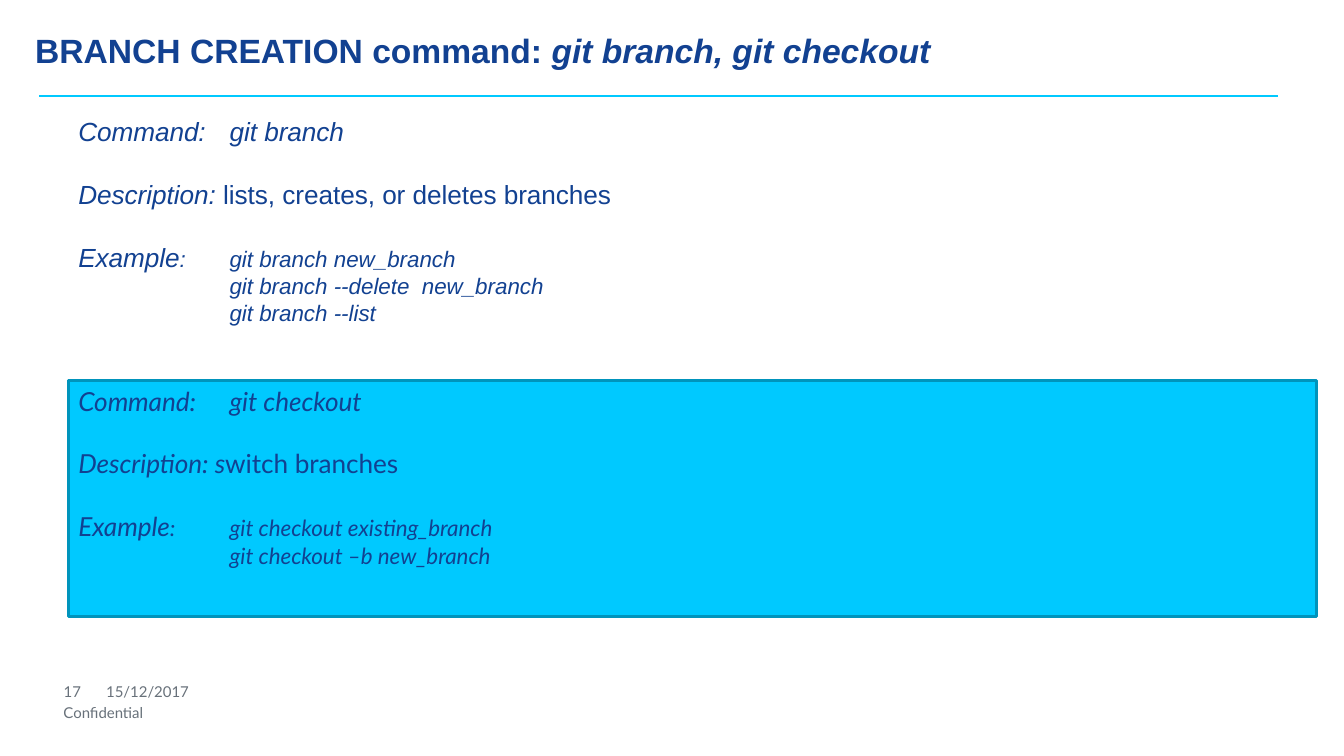
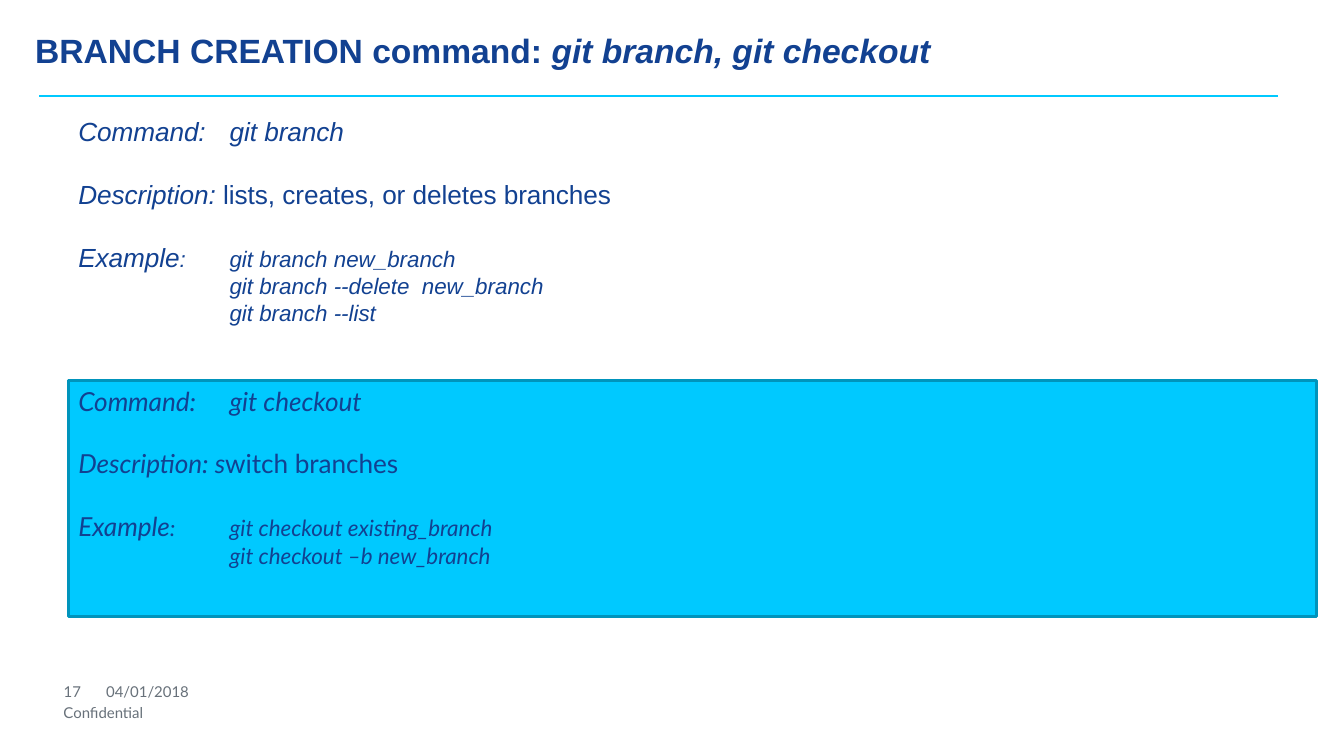
Before and after one commit to testowe10/szkolenie, a slide deck: slide 17 of GIT presentation.pptx. Drawn at 1344x756 pixels with LibreOffice and Linux fonts; fonts in the diff are those of the drawing; background and template pictures are left out. Boxes give left, top, right and bottom in pixels: in the first picture for what was removed or moved away, otherwise in the second. Text is boxed around its words. In the diff, an @@ line names an element or a change of style, - is before the commit and + after.

```diff
--- a/GIT presentation.pptx
+++ b/GIT presentation.pptx
@@ text at box(106, 686, 189, 698): text changed @@
-15/12/2017
+04/01/2018
```
Also in this commit, not shown: 19 other slides changed.
